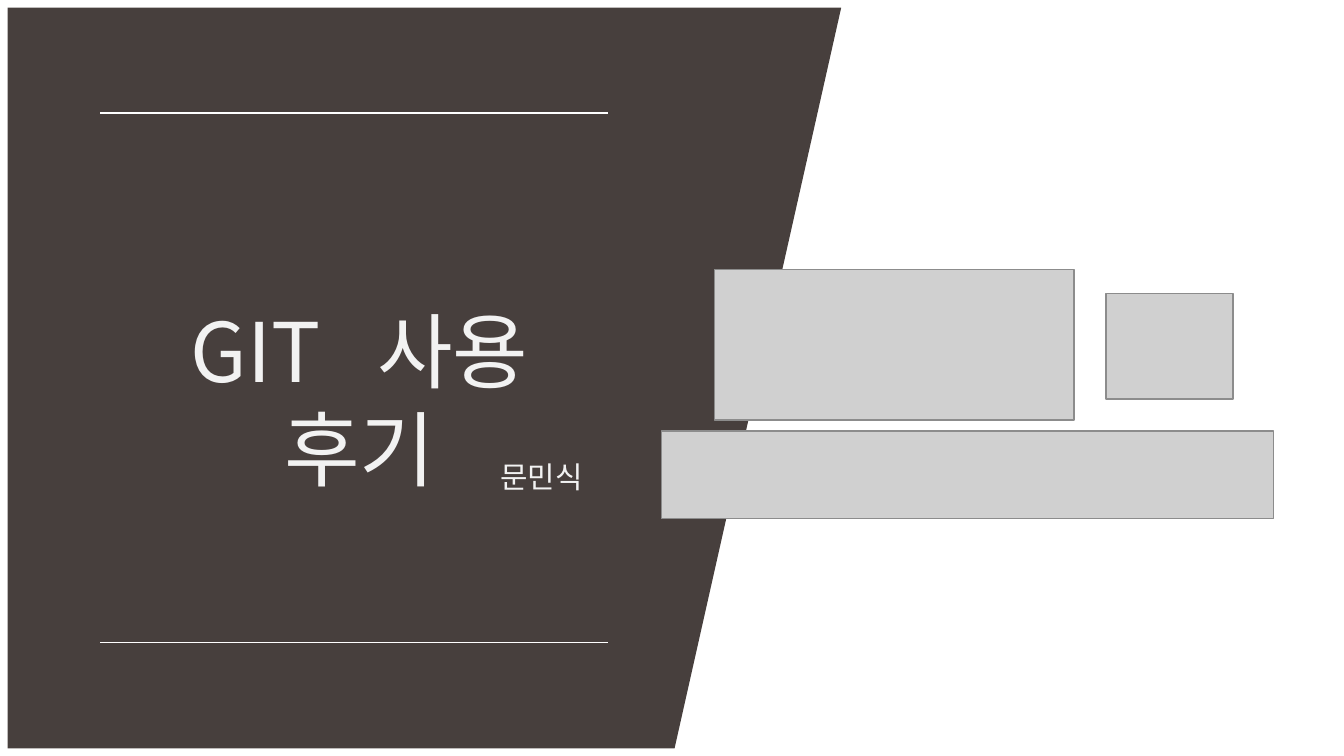
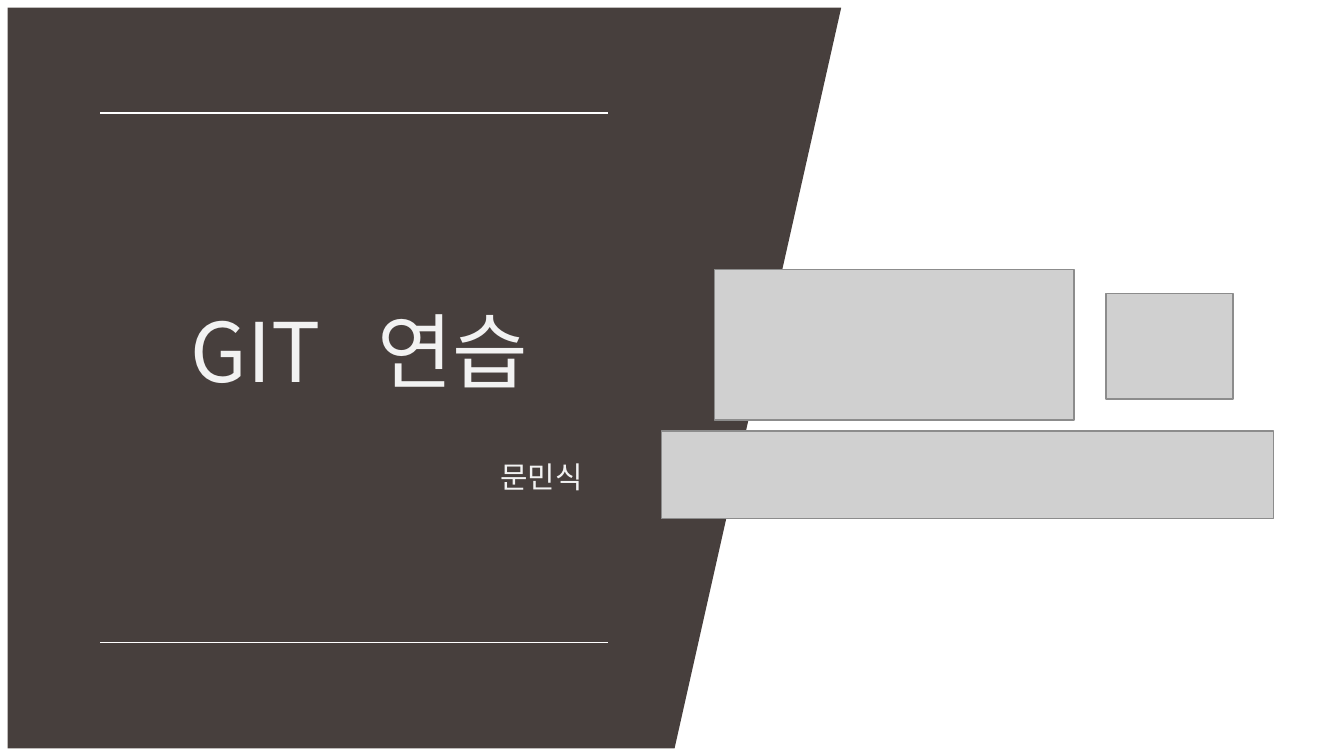
Before and after one commit to MinSikMoon/pptgit, a slide deck: slide 1 of git발표.pptx. Drawn at 1344x756 pixels with LibreOffice and Linux fonts; fonts in the diff are those of the drawing; grey boxes stand for pictures. Boxes give left, top, right and bottom in pixels: in the first picture for what was removed or moved away, otherwise in the second. Text is boxed around its words. In the diff, an @@ line names an element or a change of style, - is before the commit and + after.

```diff
--- a/git발표.pptx
+++ b/git발표.pptx
@@ text at bbox=[191, 314, 528, 388]: text changed @@
-GIT 사용 후기
+GIT 연습
```
Also in this commit, not shown: 2 other slides changed, 1 slide added.
